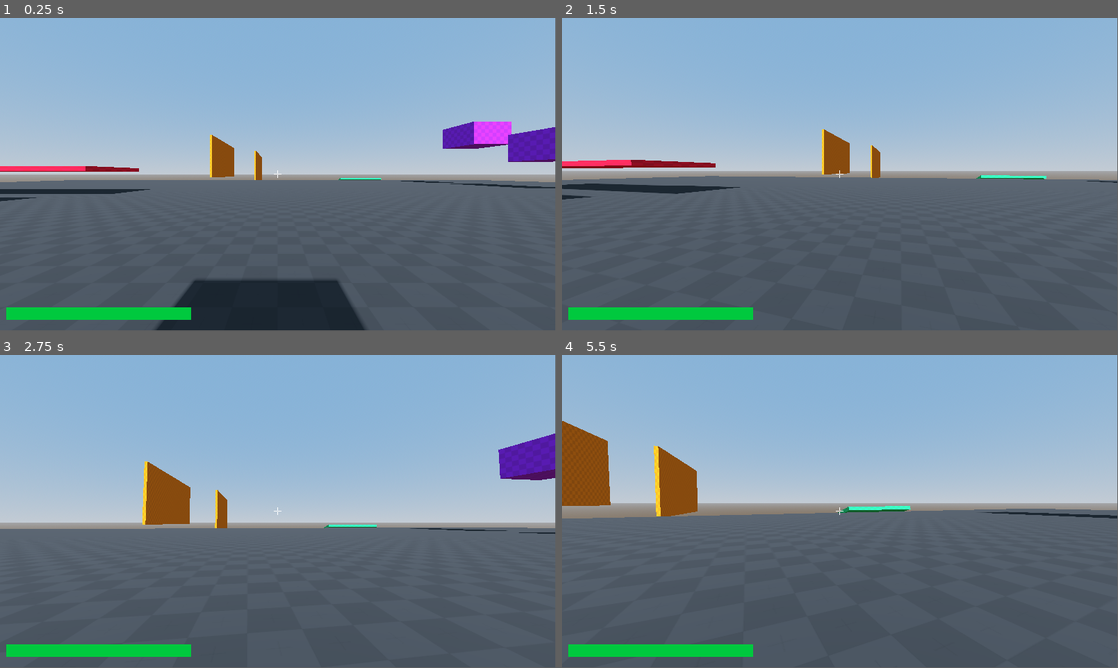
Above: before the commit, frames 1-4 (two rows, left to right).
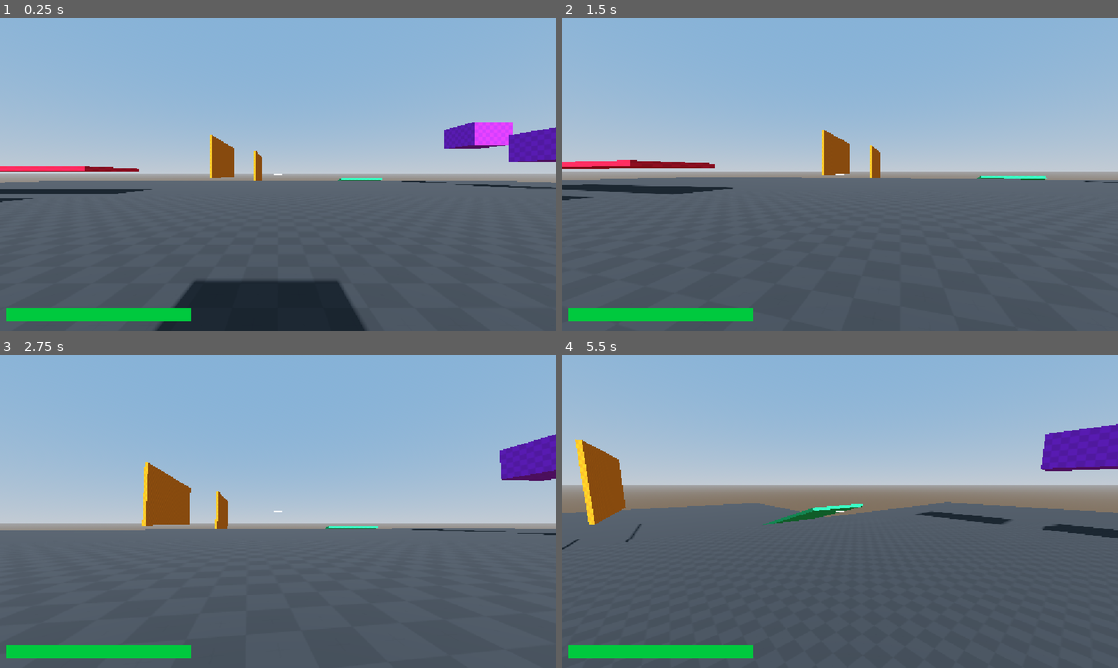
Above: after the commit, the same moments.

Repository: Lilhappy19/Karlson_remaster
Game: Godot game, scene res://scenes/main.tscn
The game is run twice, just before and just after one commit, with the same random seed, the same clock (stepped at 60 frames per second) and the same inputs.
Inputs (mouse positions are in pixels of both pictures, inside the frame that each line leads up to):
- Up to frame 1 (0.25 s): no input
- Up to frame 2 (1.5 s): tap Enter at 0.5 s; move the mouse to (867, 171) at 0.52 s; hold C (Move_Crouch_Slide) 0.53-1.28 s; hold W (Move_Forward) from 0.53 s (still down); tap Space (Move_Jump) at 0.77 s; move the mouse to (812, 174) at 1.27 s; click (812, 174) at 1.35 s
- Up to frame 3 (2.75 s): keep holding W (Move_Forward); tap Space (Move_Jump) at 1.52 s; tap C (Move_Crouch_Slide) at 1.55 s; move the mouse to (289, 505) at 2.02 s; hold C (Move_Crouch_Slide) from 2.03 s (still down)
- Up to frame 4 (5.5 s): move the mouse to (834, 514) at 2.77 s; release C (Move_Crouch_Slide) at 2.78 s; tap Shift (Move_Sprint) at 2.85 s; tap Space (Move_Jump) at 3.02, 3.77, 5.27 s; tap C (Move_Crouch_Slide) at 3.05, 5.3 s; move the mouse to (878, 514) at 3.52 s; hold C (Move_Crouch_Slide) 3.53-4.25 s; tap Escape (Input_Pause) at 4.15 s; release W (Move_Forward) at 4.25 s; click (645, 455) at 4.25 s, where only the run after the commit has a clickable "Resume"; move the mouse to (673, 464) at 5.02 s; hold A (Move_Left) from 5.03 s (still down); click (673, 464) at 5.1 s
In our replay, the window is 799x449 before the commit and 800x450 after it. These sizes can differ from the game's own. Grey fills any space a smaller window leaves; there, only what the larger window draws over its background counts as a difference.

The runs differ from the first frame. In frame 1, 1.2% of the frame differs, in the area x 0-100%, y 0-100%; in frame 2, 1.0%; in frame 3, 1.2%; in frame 4, 14%, in the area x 0-100%, y 0-97%.

Commit message:
add : settings,pause menu and sensitivity slider

Diff:
--- a/project.godot
+++ b/project.godot
@@ -13,6 +13,11 @@
 config/name="Karlson_remaster"
 run/main_scene="uid://b6ounb86v4mun"
 config/features=PackedStringArray("4.6", "Forward Plus")
+
+[display]
+
+window/stretch/mode="canvas_items"
+window/stretch/aspect="expand"
 
 [input]
 
--- a/scenes/main.tscn
+++ b/scenes/main.tscn
@@ -3,6 +3,8 @@
 [ext_resource type="PackedScene" uid="uid://bijoas2l5dxm" path="res://scenes/obstacles.tscn" id="1_0wfyh"]
 [ext_resource type="PackedScene" uid="uid://56oq03k4cnuc" path="res://scenes/player.tscn" id="3_sugp2"]
 [ext_resource type="PackedScene" uid="uid://b56p3ggl5xvlh" path="res://scenes/box.tscn" id="4_jyhfs"]
+[ext_resource type="PackedScene" uid="uid://bn1iw6c60v4d8" path="res://scenes/pause_menu.tscn" id="5_tbgi4"]
+[ext_resource type="PackedScene" uid="uid://brftd8xe0f6dc" path="res://scenes/settings_menu.tscn" id="6_tefeu"]
 [ext_resource type="PackedScene" uid="uid://bynh1v4vlcotv" path="res://scenes/environment.tscn" id="6_ya4ey"]
 
 [node name="Main" type="Node3D" unique_id=186055950]
@@ -33,3 +35,9 @@
 
 [node name="box6" parent="." unique_id=116852436 instance=ExtResource("4_jyhfs")]
 transform = Transform3D(1, 0, 0, 0, 1, 0, 0, 0, 1, -0.14275265, 5.9985657, 6.5939407)
+
+[node name="pause menu" parent="." unique_id=1557834838 instance=ExtResource("5_tbgi4")]
+visible = false
+
+[node name="settings_menu" parent="." unique_id=1627981791 instance=ExtResource("6_tefeu")]
+visible = false
--- /dev/null
+++ b/scenes/pause_menu.tscn
@@ -0,0 +1,45 @@
+[gd_scene format=3 uid="uid://bn1iw6c60v4d8"]
+
+[ext_resource type="Script" uid="uid://bddb5m5nuhtd2" path="res://scripts/pause_menu.gd" id="1_n87rw"]
+
+[node name="pause menu" type="Control" unique_id=1557834838]
+layout_mode = 3
+anchors_preset = 15
+anchor_right = 1.0
+anchor_bottom = 1.0
+grow_horizontal = 2
+grow_vertical = 2
+script = ExtResource("1_n87rw")
+
+[node name="Resume button" type="Button" parent="." unique_id=1297800629]
+layout_mode = 0
+offset_left = 65.0
+offset_top = 194.0
+offset_right = 290.0
+offset_bottom = 225.0
+text = "Resume"
+
+[node name="Settings button" type="Button" parent="." unique_id=1175534566]
+layout_mode = 0
+offset_left = 64.0
+offset_top = 243.0
+offset_right = 289.0
+offset_bottom = 274.0
+text = "Settings"
+
+[node name="Quit button" type="Button" parent="." unique_id=847622499]
+layout_mode = 0
+offset_left = 63.0
+offset_top = 355.0
+offset_right = 288.0
+offset_bottom = 386.0
+text = "Quit
+"
+
+[node name="Restart button" type="Button" parent="." unique_id=980993232]
+layout_mode = 0
+offset_left = 63.0
+offset_top = 292.0
+offset_right = 288.0
+offset_bottom = 323.0
+text = "Restart"
--- /dev/null
+++ b/scenes/settings_menu.tscn
@@ -0,0 +1,38 @@
+[gd_scene format=3 uid="uid://brftd8xe0f6dc"]
+
+[ext_resource type="Script" uid="uid://hlj5mtrwk3f5" path="res://scripts/Settings_menu.gd" id="1_05p07"]
+
+[node name="settings_menu" type="Control" unique_id=1627981791]
+layout_mode = 3
+anchors_preset = 15
+anchor_right = 1.0
+anchor_bottom = 1.0
+grow_horizontal = 2
+grow_vertical = 2
+script = ExtResource("1_05p07")
+
+[node name="back" type="Button" parent="." unique_id=1566534794]
+layout_mode = 0
+offset_left = 47.0
+offset_top = 31.0
+offset_right = 242.0
+offset_bottom = 62.0
+text = "Back"
+
+[node name="sensitivity slider" type="HSlider" parent="." unique_id=1472566283]
+layout_mode = 0
+offset_left = 47.0
+offset_top = 129.0
+offset_right = 494.0
+offset_bottom = 145.0
+max_value = 2.0
+step = 0.1
+
+[node name="name" type="Label" parent="sensitivity slider" unique_id=1405422469]
+layout_mode = 0
+offset_left = 4.0
+offset_top = -32.0
+offset_right = 443.0
+offset_bottom = -9.0
+text = "Mause sensitivity :"
+horizontal_alignment = 1
--- a/scripts/Player.gd
+++ b/scripts/Player.gd
@@ -24,6 +24,9 @@
 
 @onready var ground_check_shape : ShapeCast3D = $ShapeCast3D
 @onready var camera : Camera3D = $Camera3D
+
+@onready var pause_menue : Pause_menu = $"../pause menu"
+@onready var settings_menue : Settings_menu = $"../settings_menu"
 
 const original_gravity : int = 5
 const tilt_amount : float = 0.15
@@ -136,20 +139,23 @@
 		mouse_lock = !mouse_lock
 
 		if mouse_lock:
+			pause_menue.visible = false
+			settings_menue.visible = false
 			Input.set_mouse_mode(Input.MOUSE_MODE_CAPTURED)
 		else:
+			pause_menue.visible = true
 			Input.set_mouse_mode(Input.MOUSE_MODE_VISIBLE)
 
 func _change_shape():
 	if crouch_check.is_colliding() or Input.is_action_pressed("Move_Crouch_Slide"):
-		camera.position.y = lerp(camera.position.y,camera_target_pos,0.3)
+		camera.position.y = lerp(camera.position.y,camera_target_pos,0.5)
 
 		standard_shape.visible = false
 		standard_collision.disabled = true
 		crouch_collision.disabled = false
 		crouch_shape.visible = true
 	else:
-		camera.position.y = lerp(camera.position.y,camera_original_pos,0.3)
+		camera.position.y = lerp(camera.position.y,camera_original_pos,0.5)
 
 		standard_shape.visible = true
 		standard_collision.disabled = false
--- /dev/null
+++ b/scripts/Settings_menu.gd
@@ -0,0 +1,22 @@
+extends Control
+
+class_name Settings_menu
+
+@onready var player : Player = $"../Player"
+@onready var pause_menu : Pause_menu = $"../pause menu"
+@onready var sensitivity_slider : HSlider = $"sensitivity slider"
+
+func _ready() -> void:
+	$"sensitivity slider/name".text = "Mouse sensitivity : " + str(round(player.camera_sensitivity * 100)) + "%"
+
+	sensitivity_slider.value = player.camera_sensitivity
+	sensitivity_slider.value_changed.connect(_on_slider_changed)
+	$back.pressed.connect(_on_back)
+
+func _on_slider_changed(value : float):
+	player.camera_sensitivity = value
+	$"sensitivity slider/name".text = "Mouse sensitivity : " + str(round(value * 100)) + "%"
+
+func _on_back():
+	self.visible = false
+	pause_menu.visible = true
--- /dev/null
+++ b/scripts/pause_menu.gd
@@ -0,0 +1,27 @@
+extends Control
+
+class_name Pause_menu
+
+@onready var player : Player = $"../Player"
+@onready var settings_menu : Settings_menu = $"../settings_menu"
+
+func _ready() -> void:
+	$"Resume button".pressed.connect(_on_resume)
+	$"Restart button".pressed.connect(_on_restart)
+	$"Quit button".pressed.connect(_on_quit)
+	$"Settings button".pressed.connect(_on_settings)
+
+func _on_resume():
+	player.mouse_lock = true
+	self.visible = false
+	Input.set_mouse_mode(Input.MOUSE_MODE_CAPTURED)
+
+func _on_restart():
+	get_tree().reload_current_scene()
+
+func _on_quit():
+	get_tree().quit()
+
+func _on_settings():
+	self.visible = false
+	settings_menu.visible = true
Not shown, added: scripts/Settings_menu.gd.uid
Not shown, added: scripts/pause_menu.gd.uid
Not shown, changed: Game/Linux/Karlson_remaster.exe.pck
Not shown, changed: Game/Windows/Karlson_remaster.pck
